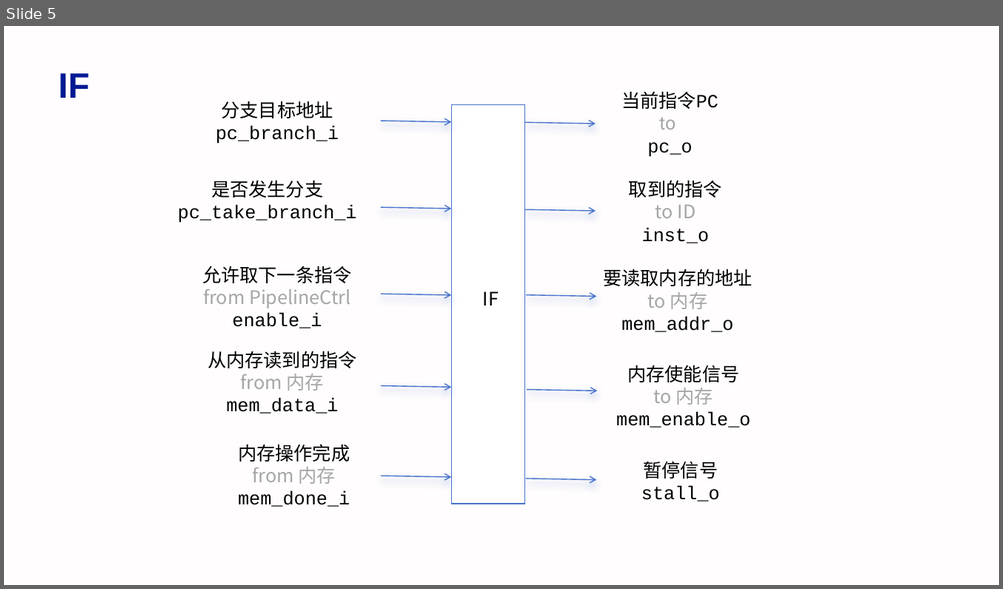
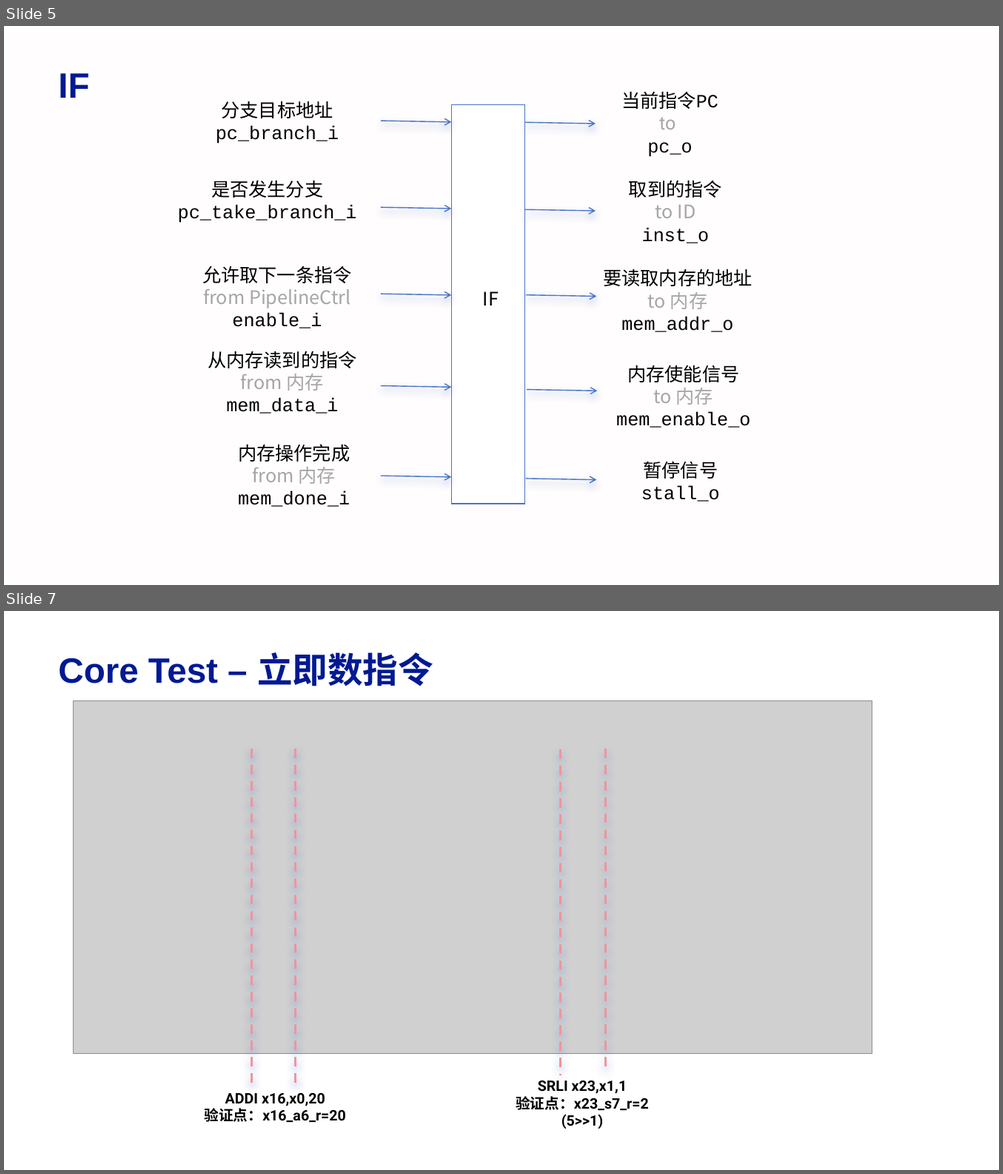
Before and after one commit to ningantrq/trq_minisys_rv, a slide deck: figure/trq_minisys_fig.pptx. Shown one above the other, each under a label of ours: slide 5 before the commit, slides 5 and 7 after it; the slides between them are not shown. The pictures are 1003x589 and 1003x1174 pixels, drawn with LibreOffice and Linux fonts; fonts in the diff are those of the drawing; grey boxes stand for pictures. Boxes give left, top, right and bottom in pixels: in the first picture for what was removed or moved away, otherwise in the second. Text is boxed around its words. In the diff, an @@ line names an element or a change of style, - is before the commit and + after.

Commit message:
test: add the test details of core and uart

```diff
--- a/figure/trq_minisys_fig.pptx
+++ b/figure/trq_minisys_fig.pptx
@@ slide 7 added at <box>4,611,999,1170</box>, background #FFFFFF @@
@@ text added at <box>58,652,433,686</box>, 34 pt, text #011993, bold @@
+Core Test – 立即数指令
@@ picture added at <box>74,701,872,1054</box> @@
@@ line added from (252, 749) to (252, 1090), #EF949E 2.25 pt dashed @@
@@ line added from (295, 749) to (295, 1084), #EF949E 2.25 pt dashed @@
@@ line added from (560, 750) to (560, 1076), #EF949E 2.25 pt dashed @@
@@ line added from (606, 749) to (606, 1068), #EF949E 2.25 pt dashed @@
@@ text added at <box>205,1093,346,1122</box>, 14 pt, text #000000, bold @@
+ADDI x16,x0,20
+验证点：x16_a6_r=20
@@ text added at <box>515,1081,649,1129</box>, 14 pt, text #000000, bold @@
+SRLI x23,x1,1
+验证点：x23_s7_r=2 (5>>1)
```
Also in this commit, not shown: 5 other slides added, 10 other files.
